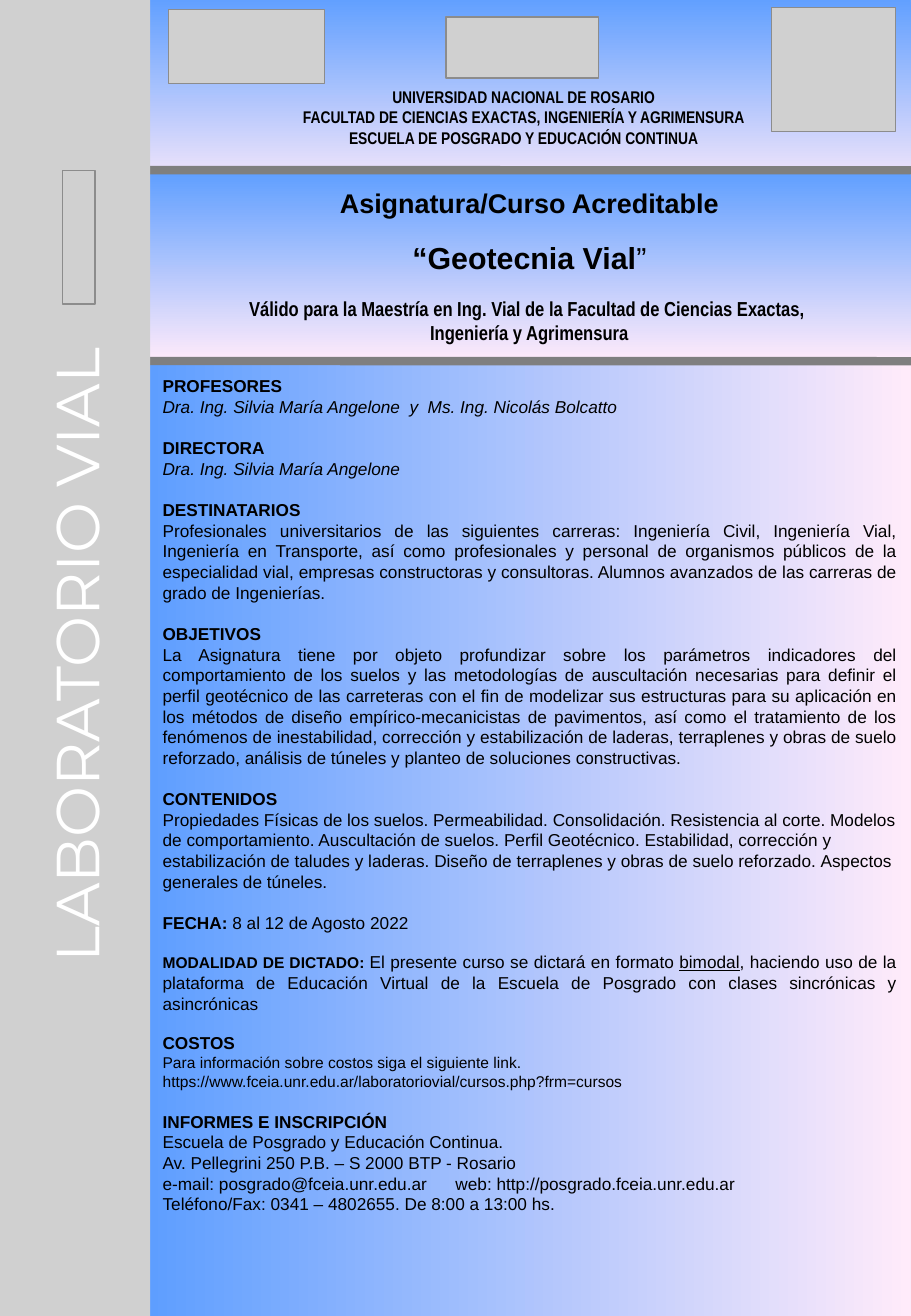
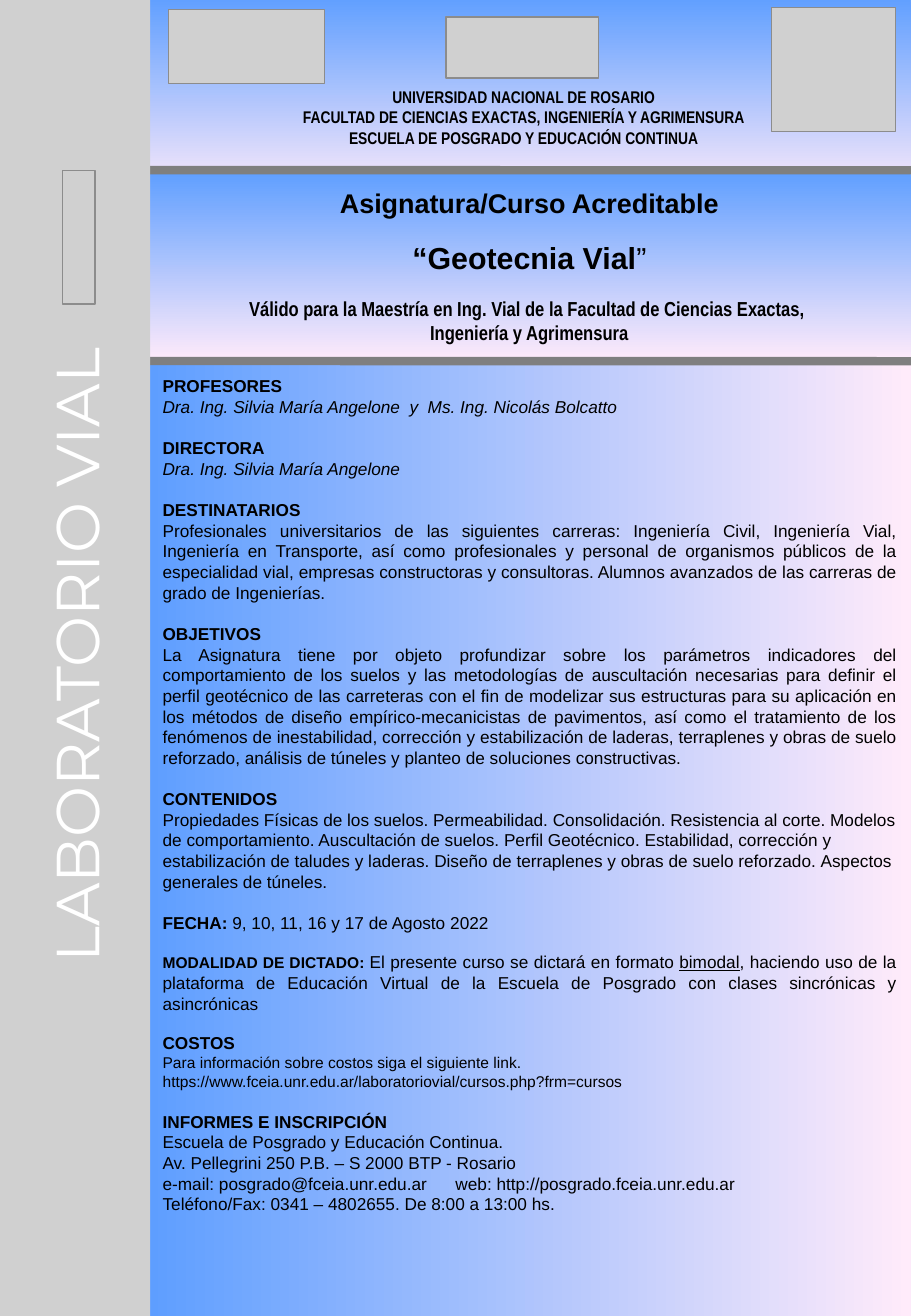
Before and after one commit to remuzzu/laboratoriovial, a slide deck: slide 1 of cursos/2022/originales/2022 Gacetilla Geotecnia Vial.ppt. Drawn at 911x1316 pixels with LibreOffice and Linux fonts; fonts in the diff are those of the drawing; grey boxes stand for pictures. Boxes give left, top, right and bottom in pixels: in the first picture for what was removed or moved away, otherwise in the second. Text is boxed around its words. In the diff, an @@ line names an element or a change of style, - is before the commit and + after.

```diff
--- a/cursos/2022/originales/2022 Gacetilla Geotecnia Vial.ppt
+++ b/cursos/2022/originales/2022 Gacetilla Geotecnia Vial.ppt
@@ text in rectangle at [163, 916, 488, 933]: text changed @@
-FECHA: 8 al 12 de Agosto 2022
+FECHA: 9, 10, 11, 16 y 17 de Agosto 2022
```
Also in this commit, not shown: 3 other files.
